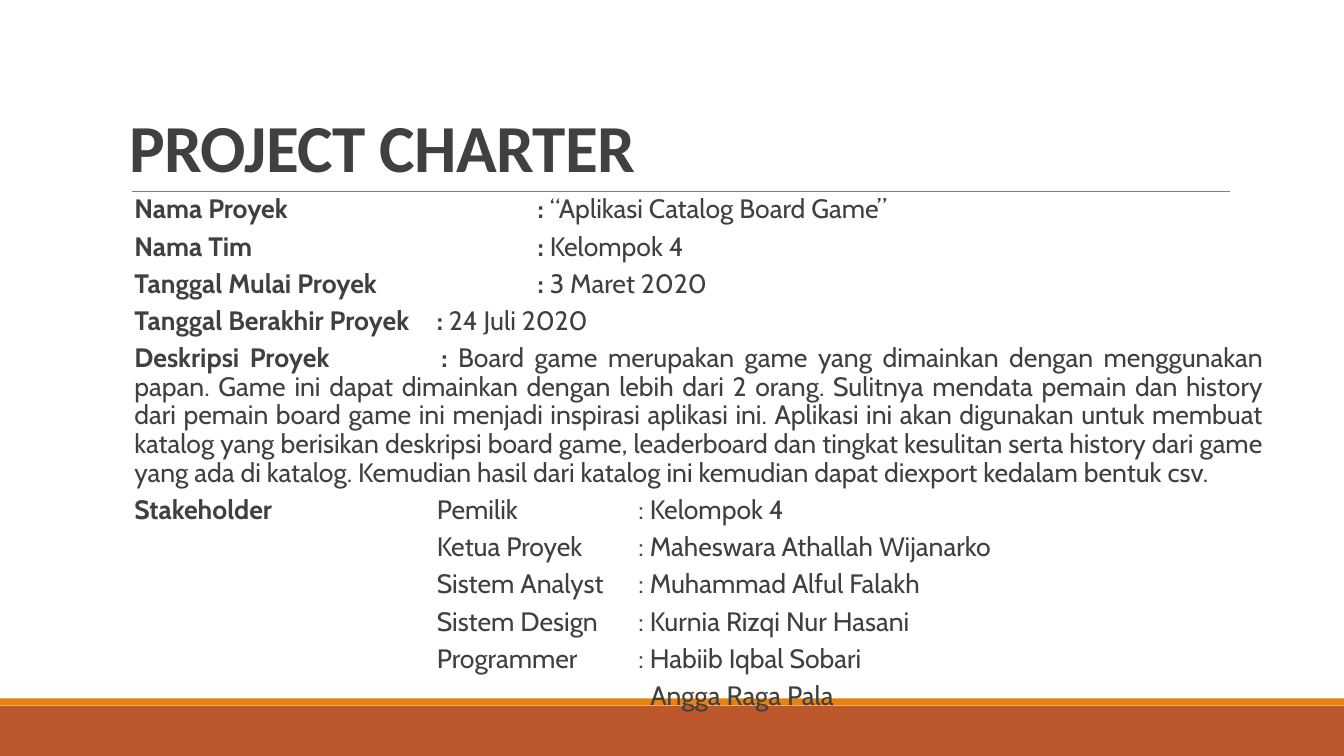
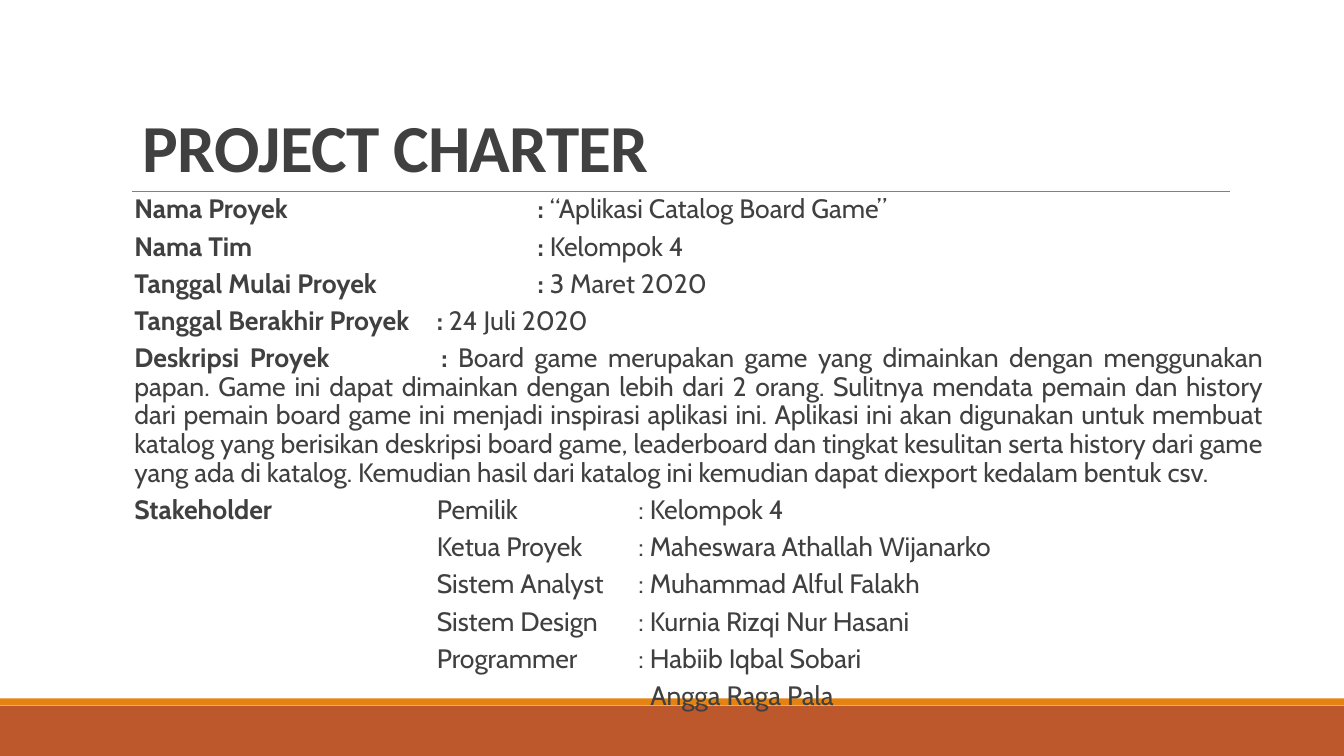
Before and after one commit to MaheswaraAW/-PPL4611, a slide deck: slide 2 of Aplikasi Catalog Board Game.pptx. Drawn at 1344x756 pixels with LibreOffice and Linux fonts; fonts in the diff are those of the drawing. Boxes give left, top, right and bottom in pixels: in the first picture for what was removed or moved away, otherwise in the second. Text is boxed around its words. In the diff, an @@ line names an element or a change of style, - is before the commit and + after.

```diff
--- a/Aplikasi Catalog Board Game.pptx
+++ b/Aplikasi Catalog Board Game.pptx
@@ title "PROJECT CHARTER": place and size @@
-title "PROJECT CHARTER" at box(129, 128, 635, 173)
+title "PROJECT CHARTER" at box(143, 128, 648, 173)
```
Also in this commit, not shown: 3 other slides changed.
